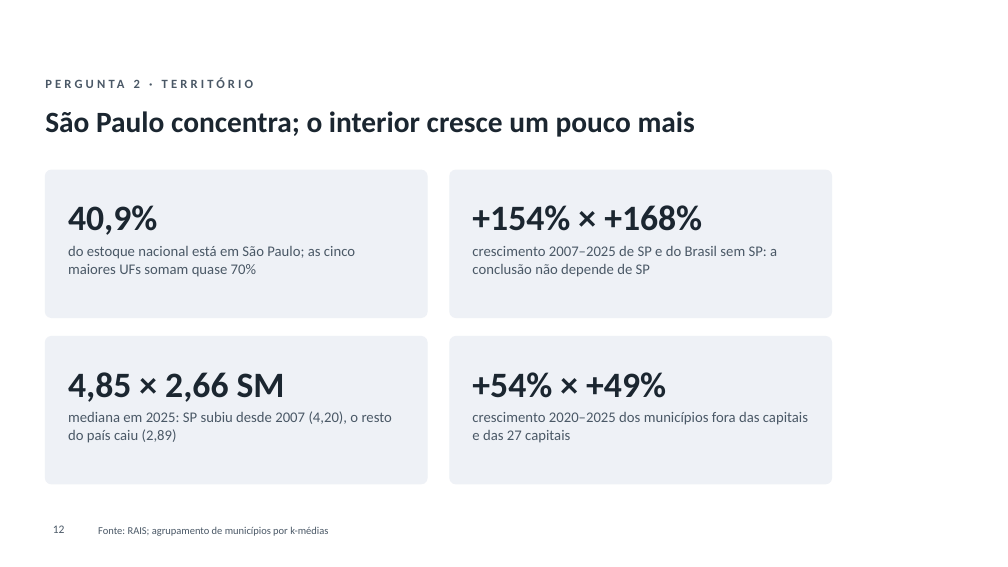
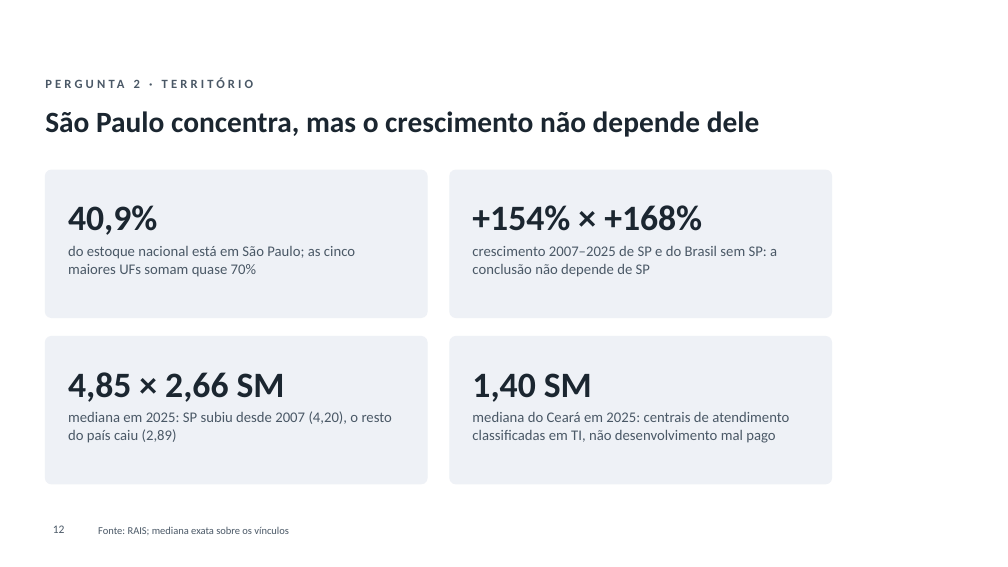
Before and after one commit to GianSE/mercadotech, a slide deck: slide 12 of apresentacao/apresentacao-tcc2.pptx. Drawn at 1008x567 pixels with LibreOffice and Linux fonts; fonts in the diff are those of the drawing; background and template pictures are left out. Boxes give left, top, right and bottom in pixels: in the first picture for what was removed or moved away, otherwise in the second. Text is boxed around its words. In the diff, an @@ line names an element or a change of style, - is before the commit and + after.

```diff
--- a/apresentacao/apresentacao-tcc2.pptx
+++ b/apresentacao/apresentacao-tcc2.pptx
@@ title at [45,111,760,137]: text changed @@
-São Paulo concentra; o interior cresce um pouco mais
+São Paulo concentra, mas o crescimento não depende dele
@@ text at [472,373,592,402]: text changed @@
-+54% × +49%
+1,40 SM
@@ text at [472,412,789,443]: text changed @@
-crescimento 2020–2025 dos municípios fora das capitais e das 27 capitais
+mediana do Ceará em 2025: centrais de atendimento classificadas em TI, não desenvolvimento mal pago
@@ text at [98,526,289,535]: text changed @@
-Fonte: RAIS; agrupamento de municípios por k-médias
+Fonte: RAIS; mediana exata sobre os vínculos
```
Also in this commit, not shown: 12 other slides changed, 1 other file.
